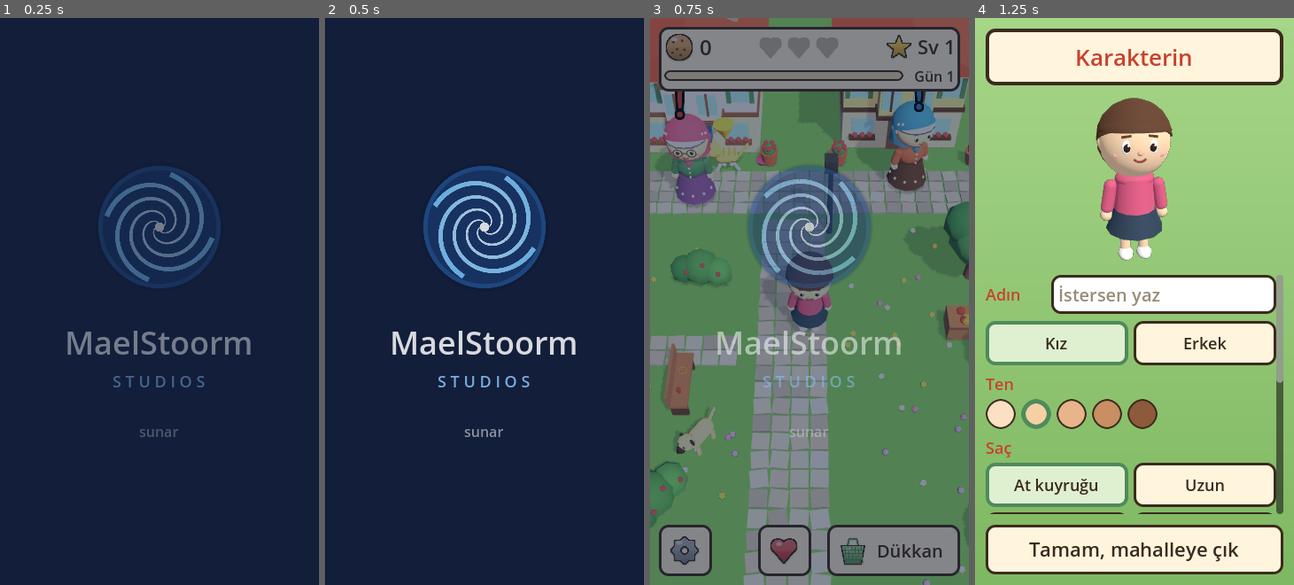
Above: before the commit, frames 1-4 (left to right).
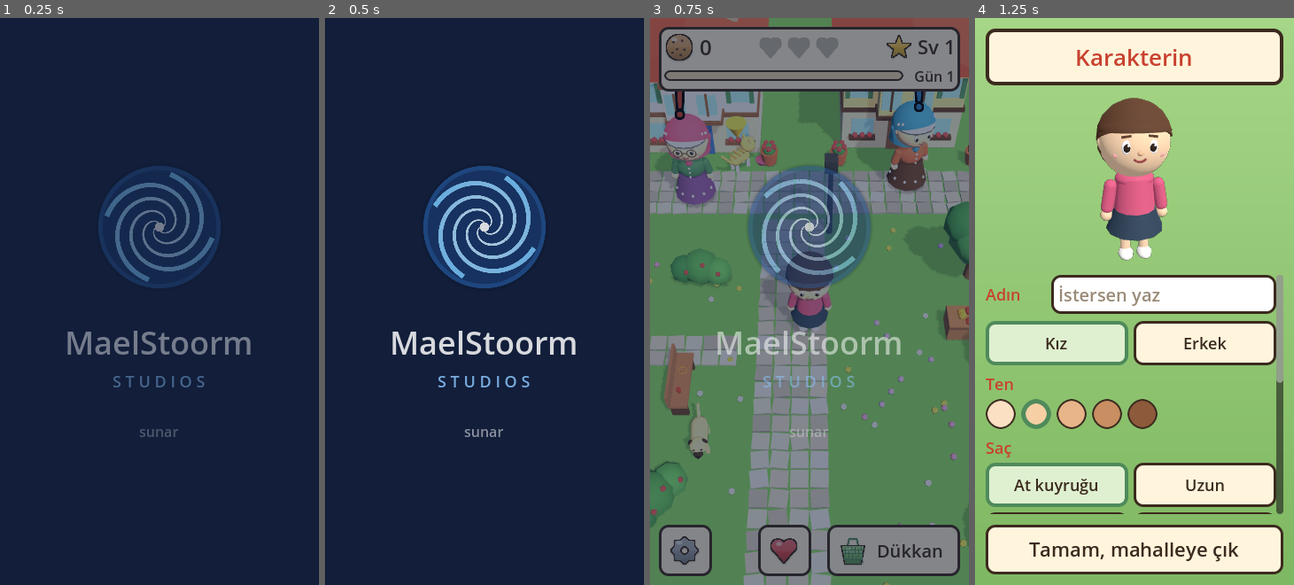
Above: after the commit, the same moments.

Repository: MaelStoorm/teyze-1
Game: Godot game, scene res://scenes/main.tscn
The game is run twice, just before and just after one commit, with the same random seed, the same clock (stepped at 60 frames per second) and the same inputs.
Inputs (mouse positions are in pixels of both pictures, inside the frame that each line leads up to):
- Up to frame 1 (0.25 s): no input
- Up to frame 2 (0.5 s): no input
- Up to frame 3 (0.75 s): click (685, 550) at 0.5 s
- Up to frame 4 (1.25 s): no input

Frames 1-2 are identical in both runs. In frame 3, 2.1% of the frame differs, in the area x 0-100%, y 17-100%; in frame 4, nothing differs.

Commit message:
Harita genişledi: dere, çiçek bahçesi, arılar, elma ve ayçiçeği
- Pazarın güneyinde dere ve ahşap köprü, köprünün ardında çiçek bahçesi:
  çiçek tarhları, banklar ve Arıcı Rıza'nın saman kovanları.
- Doğuda elma bahçesi, batıda ayçiçeği tarlası.
- Arılar kovanların ve çiçeklerin çevresinde vızıldıyor, kelebekler
  süzülüp kanat çırpıyor; çimenlerde daha çok çiçek.
- Çiçekler ve ayçiçekleri tek çizimde (telefonda hızlı olsun). Sürüm 0.4.

Diff:
--- a/scripts/mahalle3d.gd
+++ b/scripts/mahalle3d.gd
@@ -9,7 +9,7 @@
 const TEYZE_SPOT := Vector3(-2.6, 0, -3.7)
 const PLAYER_START := Vector3(0.4, 0, 0.5)
 const CAM_OFFSET := Vector3(0, 13.0, 9.6)
-const BOUNDS := Rect2(-13.5, -5.3, 27.0, 21.0)
+const BOUNDS := Rect2(-19.5, -5.3, 39.0, 30.0)
 const STALL_POS := {"manav": Vector3(-4.2, 0, 12.2), "firin": Vector3(0.0, 0, 12.2), "sarkuteri": Vector3(4.2, 0, 12.2)}
 const KAHVE_POS := Vector3(-8.5, 0, -0.6)
 const FARM := Rect2(6.5, 1.5, 6.5, 7.0)
@@ -47,6 +47,8 @@
 var _ducks: Array[Node3D] = []
 var sutlu: Node3D
 var sutlu_follow := false
+## Uçan böcekler: {"node", "center", "r", "speed", "phase", "kind"}
+var _flyers: Array[Dictionary] = []
 
 
 func _ready() -> void:
@@ -89,7 +91,7 @@
 	root.add_child(camera)
 
 	# zemin, yollar, arnavut kaldırımı
-	Models.part(root, Models.box(44, 0.2, 52), "#6aa84f", Vector3(0, -0.1, 4))
+	Models.part(root, Models.box(64, 0.2, 66), "#6aa84f", Vector3(0, -0.1, 10))
 	_cobbles(root, Rect2(-14, -4.6, 28, 1.8))
 	_cobbles(root, Rect2(-0.8, -2.8, 1.6, 13.4))
 	_cobbles(root, Rect2(-6.6, 10.6, 13.2, 5.0))
@@ -166,6 +168,8 @@
 		_ducks.append(d)
 		targets["ordek%d" % i] = {"node": d, "h": 0.4, "animal": "quack"}
 
+	_build_outskirts(root)
+
 	# Fatma Teyze
 	teyze = Models.teyze()
 	teyze.position = TEYZE_SPOT
@@ -198,6 +202,144 @@
 	refresh_decor()
 	refresh_neighbors()
 	_update_blockers()
+
+
+## Mahallenin çevresi: dere ve köprü, çiçek bahçesi ve arı kovanları,
+## elma bahçesi, ayçiçeği tarlası; arılar ve kelebekler.
+func _build_outskirts(root: Node3D) -> void:
+	# güneyde dere, üstünde köprü, köprüden çiçek bahçesine yol
+	Models.part(root, Models.box(64, 0.06, 1.6), "#5fb3d6", Vector3(0, 0.0, 17.0))
+	for x in range(-19, 20, 2):
+		if absf(x) > 1.5:
+			Models.part(root, Models.ball(0.22, 6), "#a39b8b", Vector3(x + randf_range(-0.4, 0.4), 0.02, 16.15), Vector3.ZERO, Vector3(1, 0.4, 1))
+			Models.part(root, Models.ball(0.22, 6), "#b8b0a0", Vector3(x + randf_range(-0.4, 0.4), 0.02, 17.85), Vector3.ZERO, Vector3(1, 0.4, 1))
+	_place(root, Props.bridge(1.8, 2.6), Vector3(0, 0, 17.0))
+	_blockers.append(Rect2(-20.0, 16.2, 19.1, 1.6))
+	_blockers.append(Rect2(0.9, 16.2, 19.1, 1.6))
+	_cobbles(root, Rect2(-0.8, 15.6, 1.6, 0.6))
+	_cobbles(root, Rect2(-0.8, 18.3, 1.6, 6.0))
+	var gs := Props.label3d("ÇİÇEK BAHÇESİ", 90, Color("8e2f6a"))
+	gs.position = Vector3(0, 2.6, 18.6)
+	root.add_child(gs)
+
+	# çiçek tarhları
+	var beds := [Rect2(-6.6, 19.2, 3.4, 1.6), Rect2(-6.6, 22.0, 3.4, 1.6), Rect2(3.2, 19.2, 3.4, 1.6), Rect2(3.2, 22.0, 3.4, 1.6), Rect2(-2.6, 24.6, 5.2, 1.2)]
+	var stems := []
+	var heads := []
+	var head_colors := []
+	var palette := [Color("e04a4a"), Color("f7cf4a"), Color("f2a0c0"), Color("f4efe6"), Color("b89be8"), Color("f5a93a")]
+	for bi in beds.size():
+		var b: Rect2 = beds[bi]
+		_solid(Props.flower_bed(b.size), Vector3(b.get_center().x, 0, b.get_center().y), 0, b)
+		var cols := int(b.size.x / 0.32)
+		var rows := int(b.size.y / 0.32)
+		for cx in cols:
+			for cz in rows:
+				var p := Vector3(b.position.x + 0.2 + cx * 0.32, 0.2, b.position.y + 0.2 + cz * 0.32)
+				p += Vector3(randf_range(-0.06, 0.06), 0, randf_range(-0.06, 0.06))
+				var h := randf_range(0.3, 0.45)
+				stems.append(Transform3D(Basis(), p + Vector3(0, h / 2, 0)))
+				heads.append(Transform3D(Basis().scaled(Vector3(1, 0.8, 1)), p + Vector3(0, h, 0)))
+				head_colors.append(palette[(bi * 2 + cz) % palette.size()])
+	_multimesh(root, Models.cyl(0.02, 0.02, 1.0, 5), stems, [], "#4f8a3a", Vector3(1, 0.38, 1))
+	_multimesh(root, Models.ball(0.09, 8), heads, head_colors)
+	_solid(Models.bench(), Vector3(-1.9, 0, 21.2), 90, Rect2(-2.2, 20.5, 0.6, 1.4))
+	_solid(Models.bench(), Vector3(1.9, 0, 21.2), -90, Rect2(1.6, 20.5, 0.6, 1.4))
+	_solid(Models.tree(), Vector3(-9.5, 0, 21.5), 30, Rect2(-10.2, 20.8, 1.4, 1.4))
+	_solid(Models.tree(), Vector3(13.5, 0, 22.5), 0, Rect2(12.8, 21.8, 1.4, 1.4))
+	# arı kovanları
+	for p in [Vector3(8.6, 0, 20.4), Vector3(10.0, 0, 21.2), Vector3(9.0, 0, 22.6)]:
+		_solid(Props.hive(), p, randf_range(-30, 30), Rect2(p.x - 0.5, p.z - 0.5, 1.0, 1.0))
+	var ks := Props.label3d("Arıcı Rıza'nın kovanları", 56)
+	ks.position = Vector3(9.3, 2.0, 21.4)
+	root.add_child(ks)
+
+	# doğuda elma bahçesi
+	for x in [15.2, 17.8]:
+		for z in [-1.0, 2.5, 6.0, 9.5, 13.0]:
+			var p := Vector3(x, 0, z + (0.8 if x > 16 else 0.0))
+			_solid(Props.apple_tree(), p, randf() * 360, Rect2(p.x - 0.7, p.z - 0.7, 1.4, 1.4))
+	# batıda ayçiçeği tarlası
+	var sf_stems := []
+	var sf_heads := []
+	var sf_mid := []
+	for row in 5:
+		for k in 9:
+			var p := Vector3(-18.6 + row * 1.0, 0, 0.5 + k * 1.05 + (0.5 if row % 2 else 0.0))
+			var h := randf_range(1.3, 1.7)
+			sf_stems.append(Transform3D(Basis(), p + Vector3(0, h / 2, 0)).scaled_local(Vector3(1, h, 1)))
+			var face := Basis(Vector3.RIGHT, deg_to_rad(70))  # kafalar güneye, kameraya bakar
+			sf_heads.append(Transform3D(face, p + Vector3(0, h, 0.05)))
+			sf_mid.append(Transform3D(face, p + Vector3(0, h, 0.09)))
+	_blockers.append(Rect2(-19.0, 0.2, 5.2, 10.4))
+	_multimesh(root, Models.cyl(0.04, 0.05, 1.0, 6), sf_stems, [], "#4f8a3a")
+	_multimesh(root, Models.cyl(0.32, 0.32, 0.06, 14), sf_heads, [], "#f7c62a")
+	_multimesh(root, Models.cyl(0.16, 0.16, 0.07, 12), sf_mid, [], "#6b4a25")
+
+	# arılar kovan ve tarhların çevresinde, kelebekler çiçeklerin üstünde
+	var bee_spots := [Vector3(9.2, 0, 21.4), Vector3(9.2, 0, 21.4), Vector3(9.2, 0, 21.4), Vector3(4.9, 0, 20.0),
+		Vector3(4.9, 0, 22.8), Vector3(-4.9, 0, 20.0), Vector3(-4.9, 0, 22.8), Vector3(-16.5, 0, 5.0), Vector3(-16.5, 0, 3.0)]
+	for c in bee_spots:
+		var b := Props.bee()
+		b.scale = Vector3.ONE * 1.8
+		root.add_child(b)
+		_flyers.append({"node": b, "center": c, "r": randf_range(0.6, 1.4), "speed": randf_range(1.2, 2.2), "phase": randf() * TAU, "kind": "bee"})
+	var bf_colors := ["#f5a93a", "#5aa0d8", "#f2a0c0", "#f4efe6", "#b89be8", "#f7cf4a"]
+	var bf_spots := [Vector3(-3.0, 0, 3.5), Vector3(5.0, 0, 9.0), Vector3(-5.0, 0, 21.0), Vector3(5.0, 0, 21.0), Vector3(0.0, 0, 25.0), Vector3(-14.0, 0, 9.0), Vector3(11.0, 0, -3.0), Vector3(-7.0, 0, 13.5)]
+	for i in bf_spots.size():
+		var b := Props.butterfly(bf_colors[i % bf_colors.size()])
+		b.scale = Vector3.ONE * 2.2
+		root.add_child(b)
+		_flyers.append({"node": b, "center": bf_spots[i], "r": randf_range(1.2, 2.4), "speed": randf_range(0.35, 0.6), "phase": randf() * TAU, "kind": "butterfly"})
+
+
+## Aynı şeklin çok kopyası tek çizimde. colors boşsa hepsi color rengi.
+func _multimesh(root: Node3D, mesh: Mesh, xforms: Array, colors: Array, color := "#ffffff", scale := Vector3.ONE) -> void:
+	var mm := MultiMesh.new()
+	mm.transform_format = MultiMesh.TRANSFORM_3D
+	mm.use_colors = not colors.is_empty()
+	var mat := StandardMaterial3D.new()
+	mat.roughness = 0.75
+	if colors.is_empty():
+		mat.albedo_color = Color(color)
+	else:
+		mat.vertex_color_use_as_albedo = true
+	mesh.material = mat
+	mm.mesh = mesh
+	mm.instance_count = xforms.size()
+	for i in xforms.size():
+		var t: Transform3D = xforms[i]
+		if scale != Vector3.ONE:
+			t = t.scaled_local(scale)
+		mm.set_instance_transform(i, t)
+		if not colors.is_empty():
+			mm.set_instance_color(i, colors[i])
+	var mmi := MultiMeshInstance3D.new()
+	mmi.multimesh = mm
+	root.add_child(mmi)
+
+
+## Arılar sekiz çizerek vızıldar, kelebekler süzülüp kanat çırpar.
+func _fly() -> void:
+	for f in _flyers:
+		var n: Node3D = f["node"]
+		var a: float = _t * f["speed"] + f["phase"]
+		var r: float = f["r"]
+		var c: Vector3 = f["center"]
+		var prev := n.position
+		if f["kind"] == "bee":
+			n.position = c + Vector3(sin(a) * r, 1.0 + sin(a * 2.3) * 0.25, sin(a * 2.0) * r * 0.6)
+			var flap := sin(_t * 60.0) * 0.6
+			n.get_node("WingL").rotation.z = flap
+			n.get_node("WingR").rotation.z = -flap
+		else:
+			n.position = c + Vector3(cos(a) * r, 1.3 + sin(a * 3.0) * 0.4, sin(a * 1.4) * r * 0.8)
+			var flap := sin(_t * 14.0 + f["phase"]) * 0.9
+			n.get_node("WingL").rotation.z = flap
+			n.get_node("WingR").rotation.z = -flap
+		var d := n.position - prev
+		if d.length() > 0.0001:
+			n.rotation.y = atan2(d.x, d.z)
 
 
 func _make_bubble(color: Color) -> Label3D:
@@ -414,9 +556,11 @@
 	m.material = mat
 	mm.mesh = m
 	var spots := []
-	for i in 400:
-		var p := Vector3(randf_range(-14, 14), 0.05, randf_range(-2.6, 16))
-		if absf(p.x) < 1.0 or (p.z > 10.4 and absf(p.x) < 6.8) or FARM.grow(0.3).has_point(Vector2(p.x, p.z)):
+	for i in 1100:
+		var p := Vector3(randf_range(-19.5, 19.5), 0.05, randf_range(-2.6, 26))
+		if absf(p.x) < 1.0 or (p.z > 10.4 and p.z < 15.8 and absf(p.x) < 6.8) or FARM.grow(0.3).has_point(Vector2(p.x, p.z)):
+			continue
+		if (p.z > 16.0 and p.z < 18.0) or (p.x < -13.8 and p.z > 0.0 and p.z < 11.0):
 			continue
 		if Vector2(p.x - POND_POS.x, p.z - POND_POS.z).length() < 3.0:
 			continue
@@ -453,13 +597,14 @@
 		_goal_marks[i].position = g["node"].position + Vector3(0, g["h"] + 0.9 + sin(_t * 5.0) * 0.15, 0)
 		_goal_marks[i].rotation.y = _t * 2.0
 	# kamera oyuncuyu yumuşakça takip eder
-	var want := Vector3(clampf(player.position.x, -9.5, 9.5), 0, clampf(player.position.z - 0.8, -2.8, 14.0))
+	var want := Vector3(clampf(player.position.x, -15.5, 15.5), 0, clampf(player.position.z - 0.8, -2.8, 22.5))
 	_cam_focus = _cam_focus.lerp(want, minf(1.0, delta * 2.5))
 	camera.look_at_from_position(_cam_focus + CAM_OFFSET, _cam_focus)
 	if _marker.visible:
 		_marker.scale = _marker.scale.lerp(Vector3.ONE * 0.4, delta * 3.0)
 	_wander(delta)
 	_swim()
+	_fly()
 
 
 func _wander(delta: float) -> void:
--- a/scripts/main.gd
+++ b/scripts/main.gd
@@ -777,6 +777,14 @@
 	await _shot(dir, "2_ciftlik")
 	_tp(Vector3(-7.0, 0, 10.5))
 	await _shot(dir, "2_golet")
+	_tp(Vector3(0.0, 0, 21.0))
+	await _shot(dir, "2_bahce")
+	_tp(Vector3(7.5, 0, 22.5))
+	await _shot(dir, "2_kovan")
+	_tp(Vector3(-13.0, 0, 7.0))
+	await _shot(dir, "2_aycicegi")
+	_tp(Vector3(14.0, 0, 6.0))
+	await _shot(dir, "2_elma")
 	_tp(Vector3(6.0, 0, -3.0))
 	await _shot(dir, "2_evler")
 	_tp(Vector3(-0.5, 0, -3.0))
@@ -833,7 +841,7 @@
 func _tp(pos: Vector3) -> void:
 	world.player_walker.stop()
 	world.player.position = pos
-	world._cam_focus = Vector3(clampf(pos.x, -9.5, 9.5), 0, clampf(pos.z - 0.8, -2.8, 14.0))
+	world._cam_focus = Vector3(clampf(pos.x, -15.5, 15.5), 0, clampf(pos.z - 0.8, -2.8, 22.5))
 
 
 func _shot(dir: String, name: String) -> void:
--- a/scripts/props.gd
+++ b/scripts/props.gd
@@ -232,3 +232,67 @@
 	m.albedo_color.a = 0.5
 	glow.material_override = m
 	return n
+
+
+## Saman kovan (geleneksel arı kovanı): üst üste daralan halkalar.
+static func hive() -> Node3D:
+	var n := Node3D.new()
+	Models.part(n, Models.box(0.9, 0.5, 0.9), "#8a5a3b", Vector3(0, 0.25, 0))  # sehpa
+	for i in 5:
+		var r := 0.42 - i * 0.07
+		Models.part(n, Models.cyl(r, r + 0.03, 0.16, 16), "#e2b552" if i % 2 == 0 else "#d4a040", Vector3(0, 0.58 + i * 0.15, 0))
+	Models.part(n, Models.ball(0.14, 10), "#e2b552", Vector3(0, 1.28, 0))
+	Models.part(n, Models.cyl(0.07, 0.07, 0.04, 10), "#3b2a1e", Vector3(0, 0.6, 0.42), Vector3(90, 0, 0))  # giriş
+	return n
+
+
+static func bee() -> Node3D:
+	var n := Node3D.new()
+	Models.part(n, Models.ball(0.07, 10), "#f2c23a", Vector3.ZERO, Vector3.ZERO, Vector3(0.9, 0.9, 1.3))
+	for z in [-0.03, 0.03]:
+		Models.part(n, Models.cyl(0.066, 0.066, 0.018, 10), "#2b2420", Vector3(0, 0, z), Vector3(90, 0, 0))
+	Models.part(n, Models.ball(0.04, 8), "#2b2420", Vector3(0, 0.01, 0.09))
+	for sx in [-1, 1]:
+		var w := Models.part(n, Models.ball(0.06, 8), "#ffffff", Vector3(sx * 0.06, 0.07, -0.01), Vector3.ZERO, Vector3(1.2, 0.2, 0.7))
+		w.name = "WingL" if sx < 0 else "WingR"
+	return n
+
+
+static func butterfly(color: String) -> Node3D:
+	var n := Node3D.new()
+	Models.part(n, Models.capsule(0.015, 0.14), "#3b2a1e", Vector3.ZERO, Vector3(90, 0, 0))
+	for sx in [-1, 1]:
+		var hinge := Models.pivot(n, "WingL" if sx < 0 else "WingR", Vector3.ZERO)
+		Models.part(hinge, Models.ball(0.08, 8), color, Vector3(sx * 0.08, 0, 0.02), Vector3.ZERO, Vector3(1.0, 0.12, 1.2))
+		Models.part(hinge, Models.ball(0.05, 8), color, Vector3(sx * 0.06, 0, -0.07), Vector3.ZERO, Vector3(1.0, 0.12, 1.0))
+	return n
+
+
+static func apple_tree() -> Node3D:
+	var n := Models.tree()
+	for i in 9:
+		var a := TAU * i / 9.0
+		Models.part(n, Models.ball(0.09, 8), "#d8352a", Vector3(cos(a) * 0.62, 1.35 + (i % 3) * 0.2, sin(a) * 0.62))
+	return n
+
+
+## Ahşap köprü (dere üstünde).
+static func bridge(width := 1.8, length := 2.6) -> Node3D:
+	var n := Node3D.new()
+	for i in 9:
+		var z := -length / 2 + i * length / 8.0
+		Models.part(n, Models.box(width, 0.08, length / 9.0 - 0.03), "#b07a4a" if i % 2 else "#a86f48", Vector3(0, 0.12 + sin(PI * i / 8.0) * 0.18, z))
+	for sx in [-1, 1]:
+		for i in 4:
+			var z := -length / 2 + i * length / 3.0
+			Models.part(n, Models.box(0.08, 0.6, 0.08), "#8a5a3b", Vector3(sx * width / 2, 0.4 + sin(PI * i / 3.0) * 0.18, z))
+		Models.part(n, Models.box(0.07, 0.07, length), "#8a5a3b", Vector3(sx * width / 2, 0.75, 0))
+	return n
+
+
+## Çiçek tarhı: ahşap kenarlı, toprak ve üstünde çiçekler (çiçekleri çağıran ekler).
+static func flower_bed(size: Vector2) -> Node3D:
+	var n := Node3D.new()
+	Models.part(n, Models.box(size.x, 0.18, size.y), "#8a5a3b", Vector3(0, 0.09, 0))
+	Models.part(n, Models.box(size.x - 0.16, 0.06, size.y - 0.16), "#5c3a26", Vector3(0, 0.17, 0))
+	return n
Not shown, changed: export_presets.cfg
